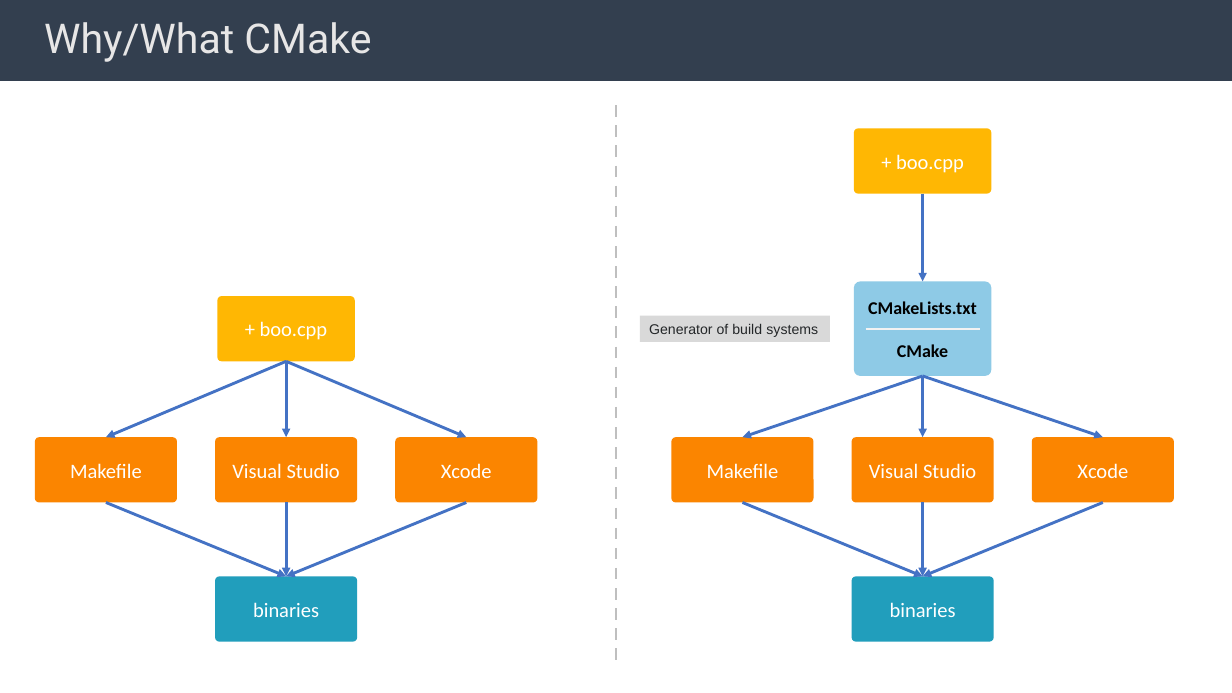
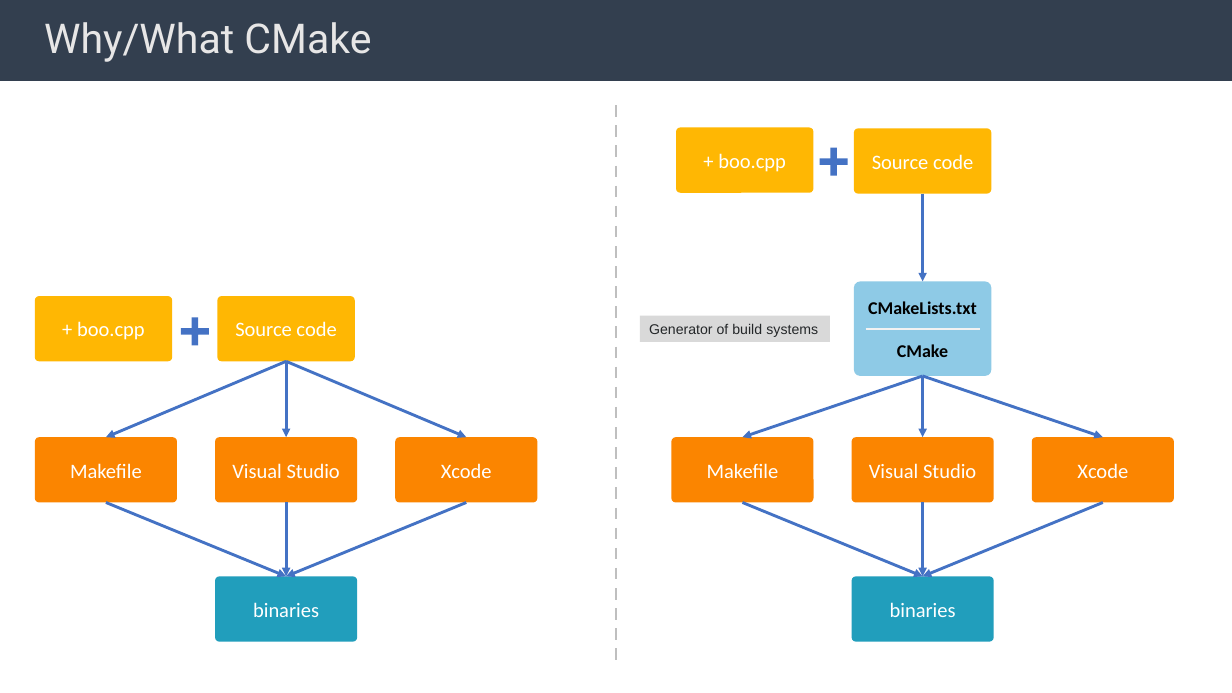
Before and after one commit to BingHanLin/Learn_Modern_CMake, a slide deck: slide 3 of cmake notes.pptx. Drawn at 1232x693 pixels with LibreOffice and Linux fonts; fonts in the diff are those of the drawing; background and template pictures are left out. Boxes give left, top, right and bottom in pixels: in the first picture for what was removed or moved away, otherwise in the second. Text is boxed around its words. In the diff, an @@ line names an element or a change of style, - is before the commit and + after.

```diff
--- a/cmake notes.pptx
+++ b/cmake notes.pptx
@@ rounded rectangle "+ boo.cpp": place and size @@
-rounded rectangle "+ boo.cpp" at box(854, 128, 992, 194)
+rounded rectangle "+ boo.cpp" at box(677, 128, 814, 193)
@@ plus added at box(820, 148, 848, 176), fill #4472C4 @@
@@ rounded rectangle added at box(854, 128, 992, 194), fill #FFB703, 16 pt, text #FFFFFF @@
+Source code
@@ rounded rectangle "+ boo.cpp": place and size @@
-rounded rectangle "+ boo.cpp" at box(217, 296, 355, 361)
+rounded rectangle "+ boo.cpp" at box(35, 296, 173, 361)
@@ rounded rectangle added at box(217, 296, 355, 361), fill #FFB703, 16 pt, text #FFFFFF @@
+Source code
@@ plus added at box(181, 317, 209, 345), fill #4472C4 @@
```
Also in this commit, not shown: 7 other slides changed, 3 slides added, 4 slides removed, 35 other files.
